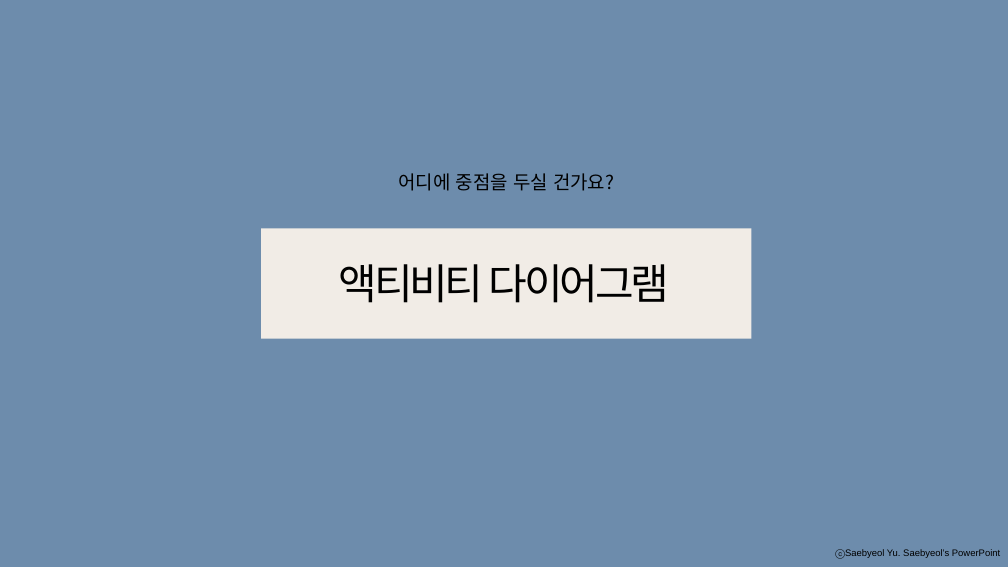
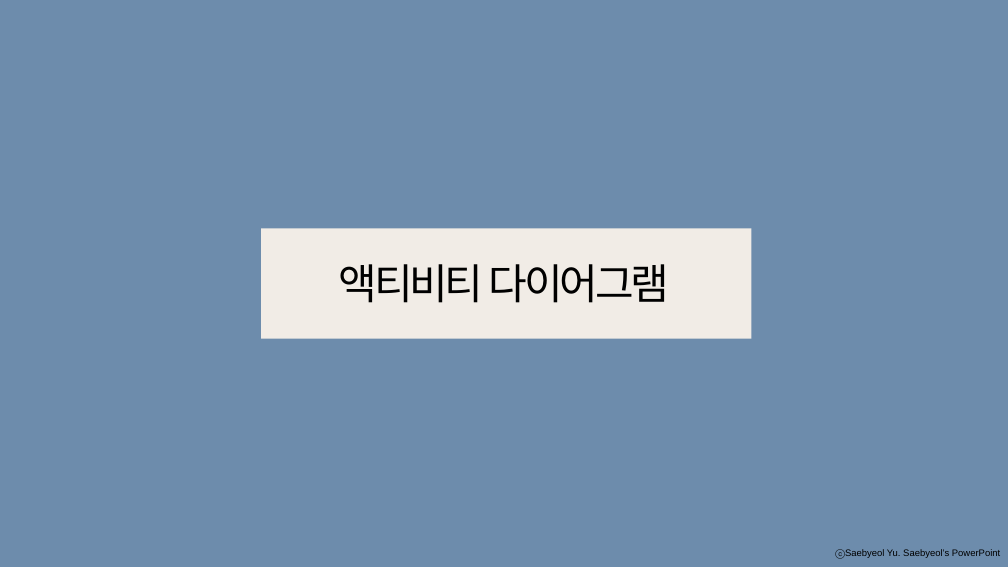
Before and after one commit to chungsuhyeon/project, a slide deck: slide 12 of Projectpp.pptx. Drawn at 1008x567 pixels with LibreOffice and Linux fonts; fonts in the diff are those of the drawing. Boxes give left, top, right and bottom in pixels: in the first picture for what was removed or moved away, otherwise in the second. Text is boxed around its words. In the diff, an @@ line names an element or a change of style, - is before the commit and + after.

```diff
--- a/Projectpp.pptx
+++ b/Projectpp.pptx
@@ text removed at <box>398,173,614,191</box> @@
-어디에 중점을 두실 건가요?
```
Also in this commit, not shown: 9 other slides changed, 1 slide added.
